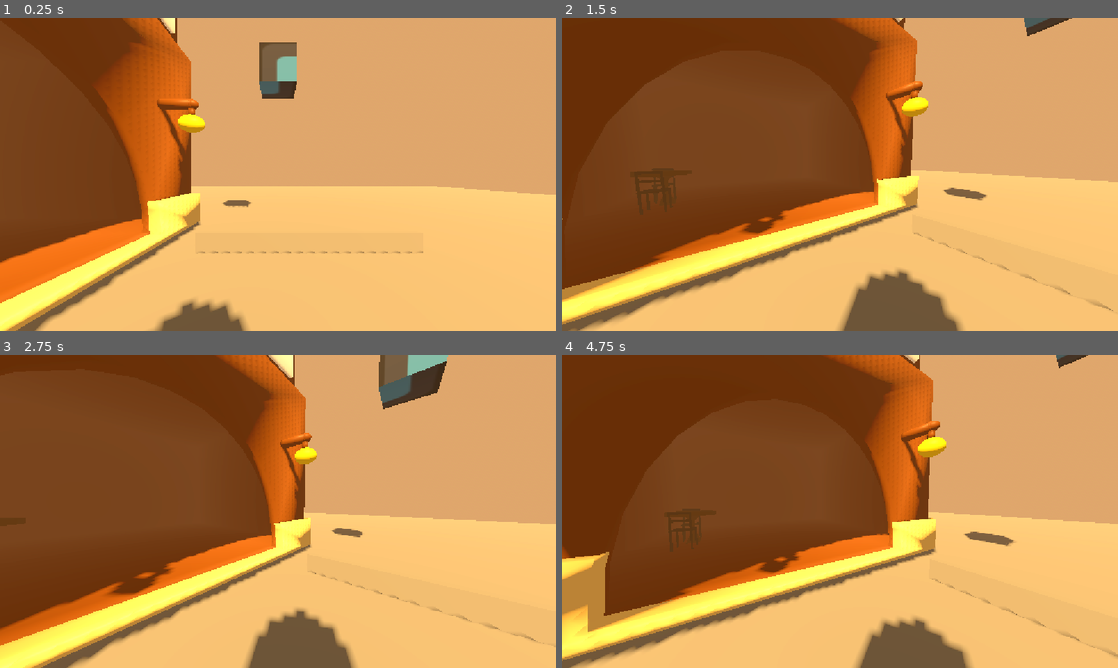
Above: before the commit, frames 1-4 (two rows, left to right).
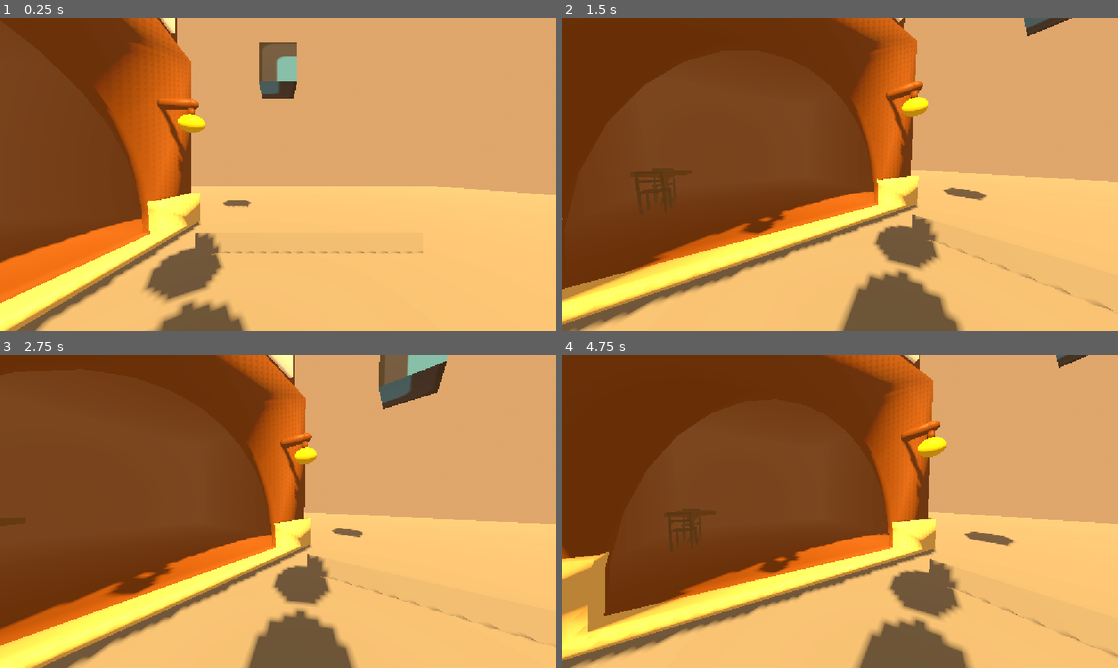
Above: after the commit, the same moments.

Repository: catbot109-blip/One-Roll
Game: Godot game, scene res://character_body_3d.tscn
Same seed, same stepped clock (60 frames per second), same inputs: the game is played once before the commit and once after it. The engine's default icon, where the game draws it, is replaced by a stand-in: a white triangle on a blue panel in a dark square.
Inputs (mouse positions are in pixels of both pictures, inside the frame that each line leads up to):
- Up to frame 1 (0.25 s): no input
- Up to frame 2 (1.5 s): tap Enter (ui_accept) at 0.5, 0.77 s; move the mouse to (962, 158) at 0.52 s; hold Right (ui_right) 0.53-1.28 s; hold Shift 0.53-1.28 s; click (962, 158) at 0.67 s; move the mouse to (812, 174) at 1.27 s; hold Up (ui_up) from 1.28 s (still down); tap Shift at 1.35 s
- Up to frame 3 (2.75 s): keep holding Up (ui_up); tap Enter (ui_accept) at 1.52 s; move the mouse to (289, 505) at 2.02 s; hold Shift from 2.03 s (still down)
- Up to frame 4 (4.75 s): keep holding Up (ui_up); tap Enter (ui_accept) at 2.75, 3.02, 3.77, 4.52 s; move the mouse to (834, 517) at 2.77 s; release Shift at 2.78 s; tap Shift at 2.85, 4.35 s; move the mouse to (878, 514) at 3.52 s; hold Shift 3.53-4.28 s; move the mouse to (795, 508) at 4.27 s

The runs differ from the first frame. In frame 1, 1.9% of the frame differs, in the area x 25-41%, y 68-92%; in frame 2, 1.4%; in frame 3, 1.2%; in frame 4, 1.7%.

Commit message:
prcy stupih

Diff:
--- a/character_body_3d.tscn
+++ b/character_body_3d.tscn
@@ -189,6 +189,8 @@
 
 [sub_resource type="MeshLibrary" id="MeshLibrary_e886h"]
 
+[sub_resource type="SphereMesh" id="SphereMesh_204hi"]
+
 [node name="Node3D" type="Node3D" unique_id=957488507]
 
 [node name="WorldEnvironment" type="WorldEnvironment" parent="." unique_id=2037604711]
@@ -286,3 +288,7 @@
 transform = Transform3D(-0.028648442, 0, 0.19793755, 0, 0.2, 0, -0.19793755, 0, -0.028648442, -6.269348, 0.7876054, 1.3423764)
 
 [node name="table2" type="Node" parent="." unique_id=366678590]
+
+[node name="MeshInstance3D" type="MeshInstance3D" parent="table2" unique_id=1282552589]
+transform = Transform3D(1, 0, 0, 0, 1, 0, 0, 0, 1, 0, 3, 0)
+mesh = SubResource("SphereMesh_204hi")
